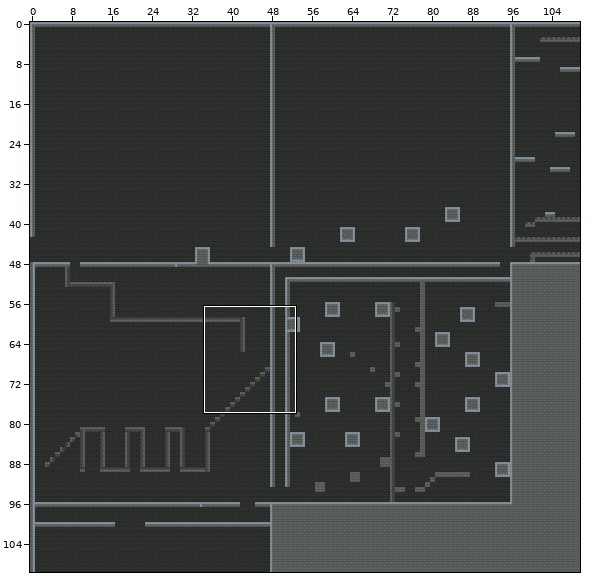
Two versions of a level (Tiled map, core/assets/maps/map.tmx). The picture above shows the old version from afar; the outline marks the close-up.
Close-up. Before the edit:
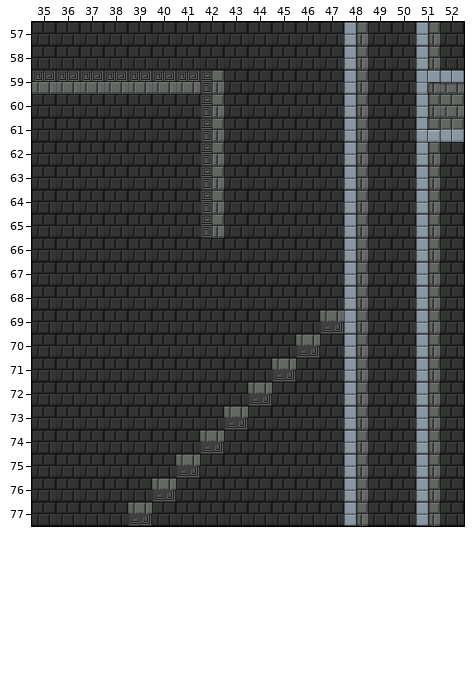
Cells are 48x48 px. Shown: x 35..52, y 57..77. The commit also changed other parts of the map, which this record leaves out.
And afterwards:
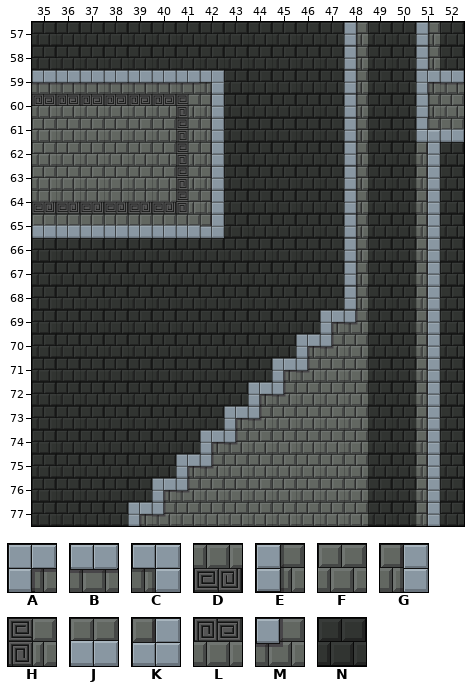
Key: from "TileSheet": A 0, B 1, C 2, D 3, E 5, F 6, G 7, H 8, J 11, K 12, L 15, M 19, N 21.
_ is an empty cell.
Changes in this commit:
Layer "Tile Layer 1":
y 59: x 35..42 LLLLLLLH -> BBBBBBBC
y 60: x 35..42 NNNNNNNH -> LLLLLLHG
y 61: x 35..42 NNNNNNNH -> FFFFFFHG
y 62..63: x 35..42 NNNNNNNH -> FFFFFFHG; x 51 E -> G
y 64: x 35..42 NNNNNNNH -> DDDDDDHG; x 51 E -> G
y 65: x 35..42 NNNNNNNH -> JJJJJJJK; x 51 E -> G
y 66..68: x 51 E -> G
y 69: x 47..48 DE -> AM; x 51 E -> G
y 70: x 46..48 DNE -> AMF; x 51 E -> G
y 71: x 45..48 DNNE -> AMFF; x 51 E -> G
y 72: x 44..48 DNNNE -> AMFFF; x 51 E -> G
y 73: x 43..48 DNNNNE -> AMFFFF; x 51 E -> G
y 74: x 42..48 DNNNNNE -> AMFFFFF; x 51 E -> G
y 75: x 41..48 DNNNNNNE -> AMFFFFFF; x 51 E -> G
y 76: x 40..48 DNNNNNNNE -> AMFFFFFFF; x 51 E -> G
y 77: x 39..48 DNNNNNNNNE -> AMFFFFFFFF; x 51 E -> G
